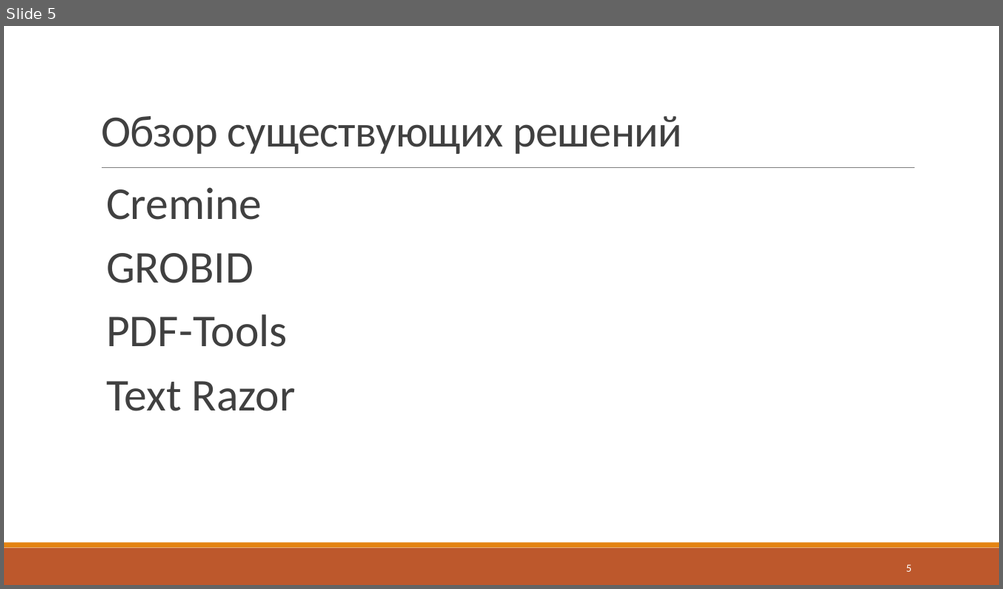
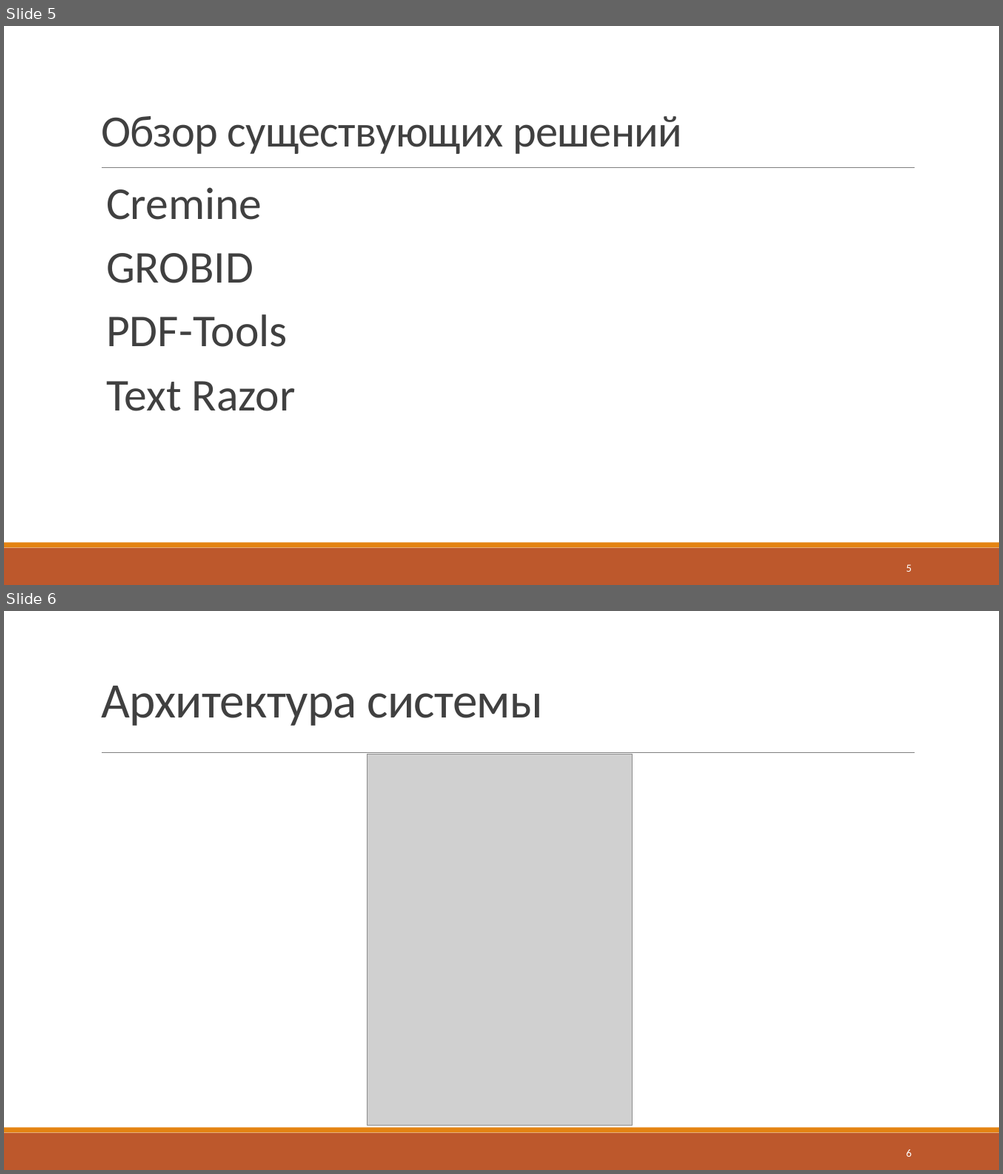
Before and after one commit to J-CITY/METADATA-EXTRACTOR, a slide deck: report.pptx. Shown one above the other, each under a label of ours: slide 5 before the commit, slides 5 and 6 after it. The pictures are 1003x589 and 1003x1174 pixels, drawn with LibreOffice and Linux fonts; fonts in the diff are those of the drawing; grey boxes stand for pictures. Boxes give left, top, right and bottom in pixels: in the first picture for what was removed or moved away, otherwise in the second. Text is boxed around its words. In the diff, an @@ line names an element or a change of style, - is before the commit and + after.

```diff
--- a/report.pptx
+++ b/report.pptx
@@ slide 6 added at (4,611,999,1170), background #FFFFFF; not listed: 3 template elements that a slide beside it also shows @@
@@ title added at (101,686,543,726), 48 pt, text #404040 @@
+Архитектура системы
@@ picture added at (367,755,632,1127) @@
@@ page number added at (906,1150,911,1157), 10.5 pt, text #FFFFFF @@
+6
```
Also in this commit, not shown: 1 other slide added, 1 other file.
